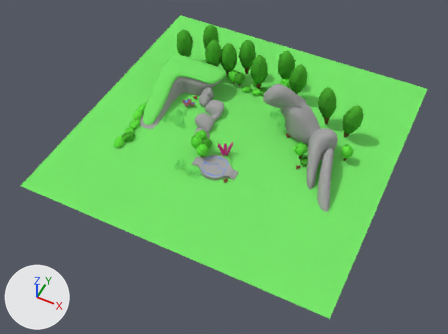
An edit to the Blender file Assets/Map/Map.blend, drawn before and after from the same camera.
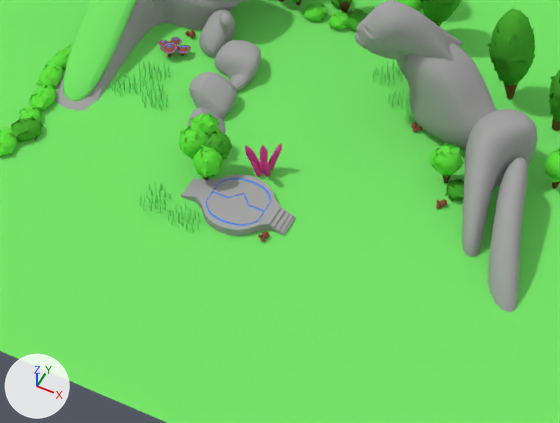
Each version is shown whole from a camera (50 mm lens) standing at (26.5, -53.4, 63.8) and looking at (0.4, -1.2, -1.4), then close up on the part from 26% to 77% of the width and 25% to 77% of the height. Every picture has the same lights, and +X, +Y and +Z are marked at lower left.

The older version as bpy lines, for what is in view:
```python
me_crystals = bpy.data.meshes.new('Crystals')
me_crystals.from_pydata(...)  # 78 vertices, 72 faces; spans x -1.0..0.9, y -1.34..0.37, z -0.55..2.2
me_crystals.polygons.foreach_set('use_smooth', [True] * 72)
me_crystals.materials.append(mat_mapcrystal)  # pink #e74da1
me_cube_001 = bpy.data.meshes.new('Cube.001')
me_cube_001.from_pydata(...)  # 22 vertices, 20 faces; spans x -1.66..1.76, y -2.34..1.41, z -1.0..1.09
me_cube_001.polygons.foreach_set('use_smooth', [True] * 20)
me_cube_001.materials.append(mat_maprock)  # grey #a7a7a7
me_cube_003 = bpy.data.meshes.new('Cube.003')
me_cube_003.from_pydata(...)  # 22 vertices, 20 faces; spans x -3.63..-0.72, y -0.53..3.17, z -1.72..2.6
me_cube_003.polygons.foreach_set('use_smooth', [True] * 20)
me_cube_003.materials.append(mat_maprock)  # grey #a7a7a7
ob_crystals = bpy.data.objects.new('Crystals', me_crystals)
ob_crystals.parent = ob_ingredients
ob_crystals.location = (-0.07, 0.46, 0.000023)
ob_rock0 = bpy.data.objects.new('Rock0', me_cube_001)
ob_rock0.location = (-5.23, 7.07, 0.64)
_m = ob_rock0.modifiers.new('Subsurf', 'SUBSURF')
ob_rock0_003 = bpy.data.objects.new('Rock0.003', me_cube_003)
ob_rock0_003.location = (-5.23, 7.07, 0.64)
_m = ob_rock0_003.modifiers.new('Subsurf', 'SUBSURF')
# also in view: 'Bush.002' at (-14.3, -0.9, 0.3); 'Bush.004' at (-13.7, -3.6, 0.4); 'Tree0.002' at (-3.8, -1.4, 1.6); 'LargeTree2.002' at (10.1, 12.2, 3.2); 'Tree0.004' at (9.6, 4.0, 1.4)
```
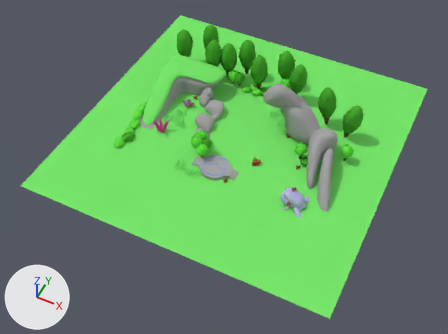
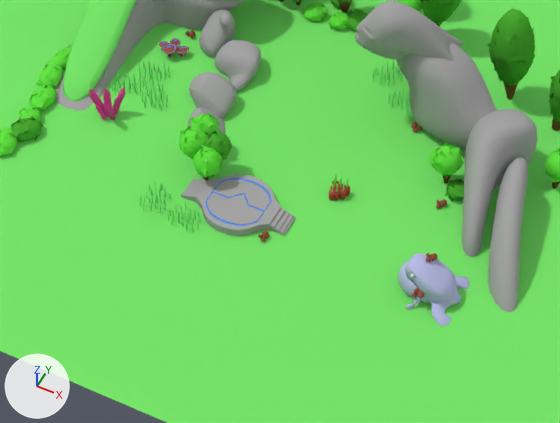
Where the change shows, as pixel boxes [x1, y1, x2, y2] in the close-ups (560 x 423 px):
'Toad', added (blue)
    after: [398, 253, 470, 326]
    faces in mat_ingredienttoadbody (blue #bbbde7): [398, 253, 470, 326]
    faces in mat_mapmushrooms (brown #9c5745): [412, 253, 438, 298]
'Crystals', moved
    before: [245, 143, 282, 177]
    after: [89, 87, 125, 120]
'ExploRoot', added
    after: [329, 174, 350, 201]
    faces in mat_ingredientroot (red #ac5343): [329, 181, 350, 201]

Edits to the bpy script that builds the scene:
```text
Add mat_maprootemission:
    mat_maprootemission = diffuse_material('MapRootEmission')
    mat_maprootemission.base_color = (0.8, 0.0451, 0.0234)  # red #e73c2a
Add mat_ingredientroot:
    mat_ingredientroot = diffuse_material('IngredientRoot')
    mat_ingredientroot.base_color = (0.411, 0.0861, 0.0569)  # red #ac5343
Add mat_ingredienttoadbody:
    mat_ingredienttoadbody = diffuse_material('IngredientToadBody')
    mat_ingredienttoadbody.base_color = (0.495, 0.511, 0.8)  # blue #bbbde7
Add mat_maptoadeyes:
    mat_maptoadeyes = diffuse_material('MapToadEyes')
    mat_maptoadeyes.base_color = (0.8, 0.8, 0.8)  # white #e7e7e7
Add me_exploroot:
    me_exploroot.from_pydata(...)  # 735 vertices, 735 faces; spans x -0.71..0.53, y -0.7..0.41, z -0.2..1.34
    me_exploroot.polygons.foreach_set('use_smooth', [True] * 735)
    # faces by material slot: [392, 56, 287]
    me_exploroot.materials.append(mat_ingredientroot)  # red #ac5343
    me_exploroot.materials.append(mat_maprootemission)  # red #e73c2a
    me_exploroot.materials.append(mat_mapleaves)  # green #66e745
Add me_toad:
    me_toad.from_pydata(...)  # 1134 vertices, 1072 faces; spans x -1.58..2.05, y -1.83..1.83, z -0.29..2.53
    me_toad.polygons.foreach_set('use_smooth', [True] * 1072)
    # faces by material slot: [322, 18, 732]
    me_toad.materials.append(mat_ingredienttoadbody)  # blue #bbbde7
    me_toad.materials.append(mat_maptoadeyes)  # white #e7e7e7
    me_toad.materials.append(mat_mapmushrooms)  # brown #9c5745
Change ob_crystals:
    ob_crystals.location: (-0.07, 0.46, 0.000023) -> (-10.35, 0.46, 0.000023)
Add ob_exploroot:
    ob_exploroot = bpy.data.objects.new('ExploRoot', me_exploroot)
    ob_exploroot.parent = ob_ingredients
    ob_exploroot.location = (4.619, 0.194, -0.112)
    ob_exploroot.rotation_euler = (0.0, 0.0, 3.656)  # degrees (0, 0, 209)
Add ob_toad:
    ob_toad = bpy.data.objects.new('Toad', me_toad)
    ob_toad.parent = ob_ingredients
    ob_toad.location = (11.77, -3.969, -0.035)
```
